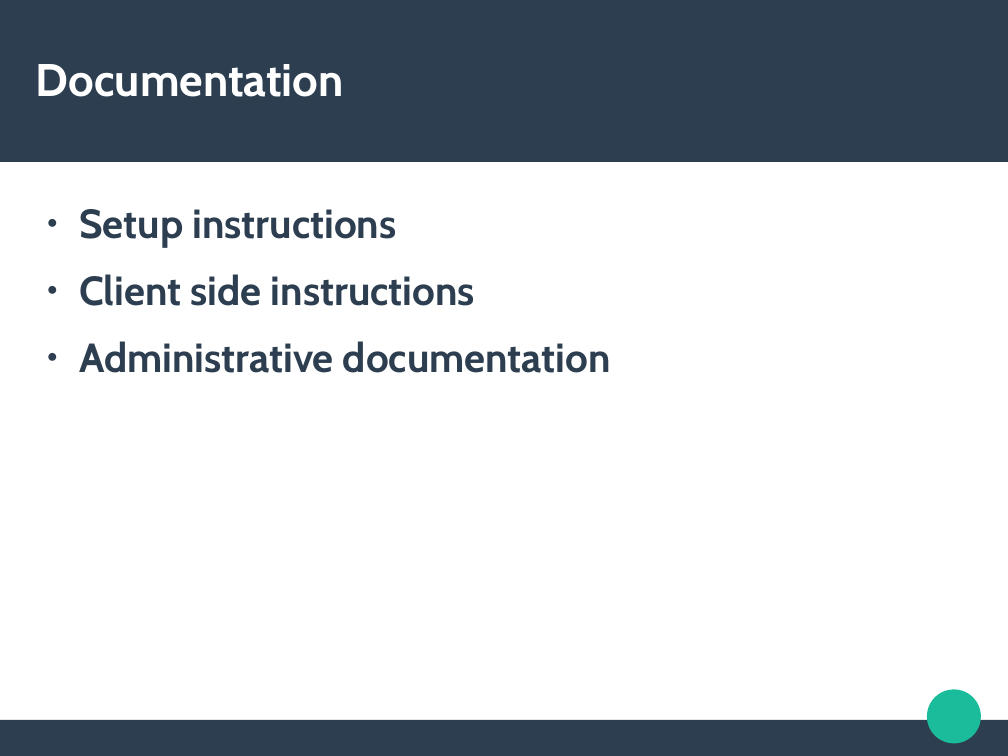
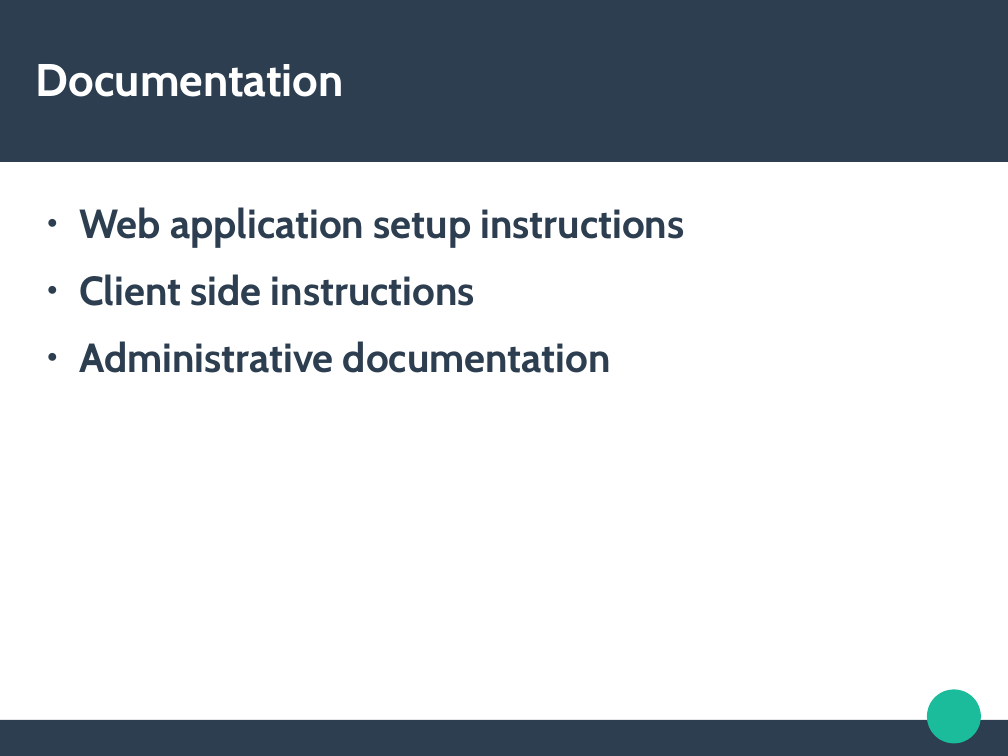
Before and after one commit to Eliiona/Java_BC, a slide deck: slide 11 of Prezentacijaa.odp. Drawn at 1008x756 pixels with LibreOffice and Linux fonts; fonts in the diff are those of the drawing. Boxes give left, top, right and bottom in pixels: in the first picture for what was removed or moved away, otherwise in the second. Text is boxed around its words. In the diff, an @@ line names an element or a change of style, - is before the commit and + after.

```diff
--- a/Prezentacijaa.odp
+++ b/Prezentacijaa.odp
@@ text at bbox=[79, 207, 684, 247]: text changed @@
-● Setup instructions
+● Web application setup instructions
```
Also in this commit, not shown: 4 other slides changed, 1 slide removed, 6 other files.
